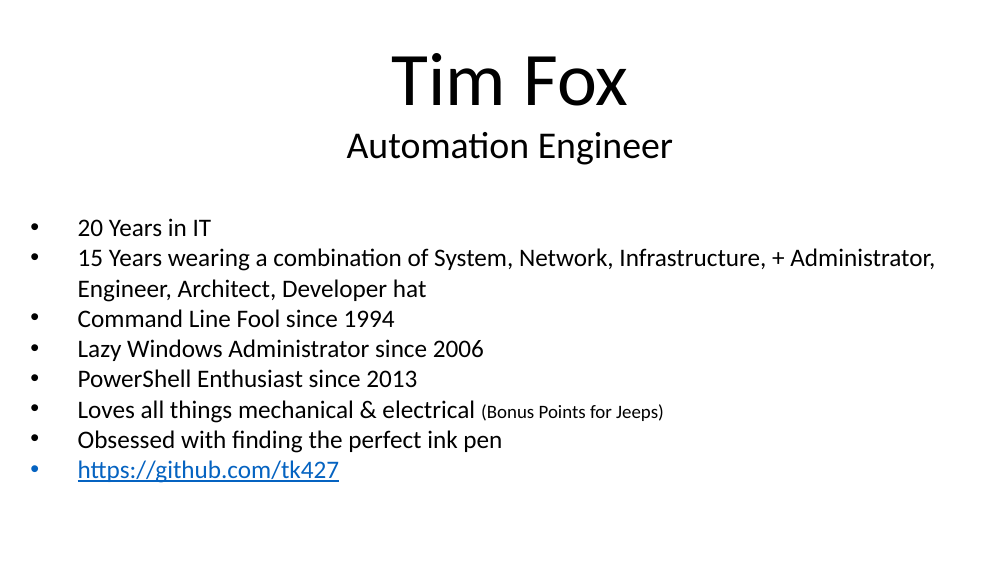
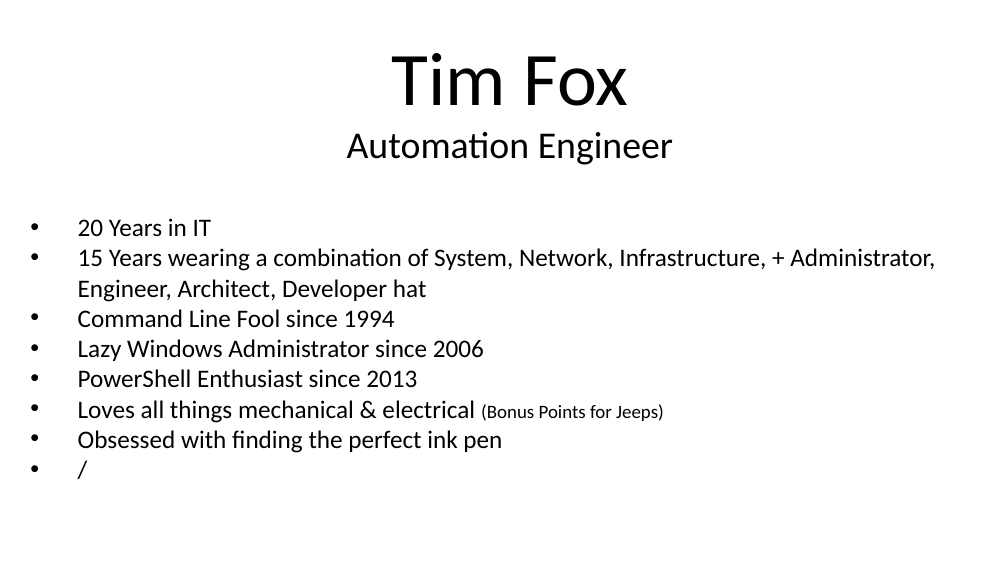
Before and after one commit to tk427/PS_LL, a slide deck: slide 2 of PowerShell_DogFood.pptx. Drawn at 1008x567 pixels with LibreOffice and Linux fonts; fonts in the diff are those of the drawing; background and template pictures are left out. Boxes give left, top, right and bottom in pixels: in the first picture for what was removed or moved away, otherwise in the second. Text is boxed around its words. In the diff, an @@ line names an element or a change of style, - is before the commit and + after.

```diff
--- a/PowerShell_DogFood.pptx
+++ b/PowerShell_DogFood.pptx
@@ text at <box>78,460,340,483</box>: text changed; text colour #0563C1 to #000000 @@
-• https://github.com/tk427
+• /
```
Also in this commit, not shown: 2 other slides changed.
